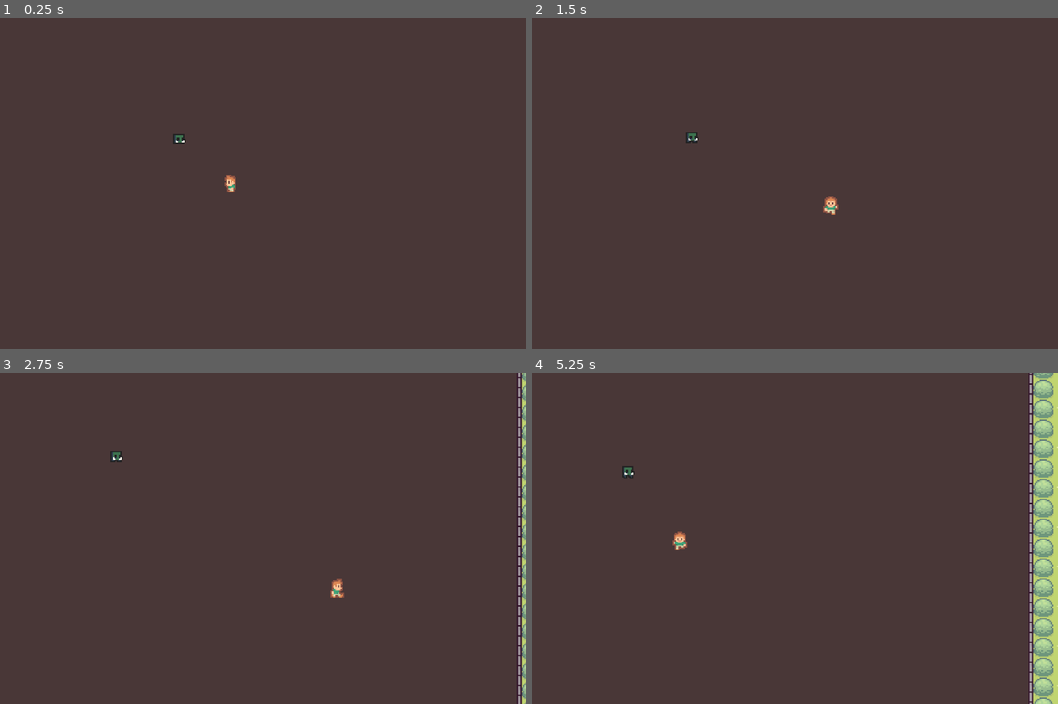
Above: before the commit, frames 1-4 (two rows, left to right).
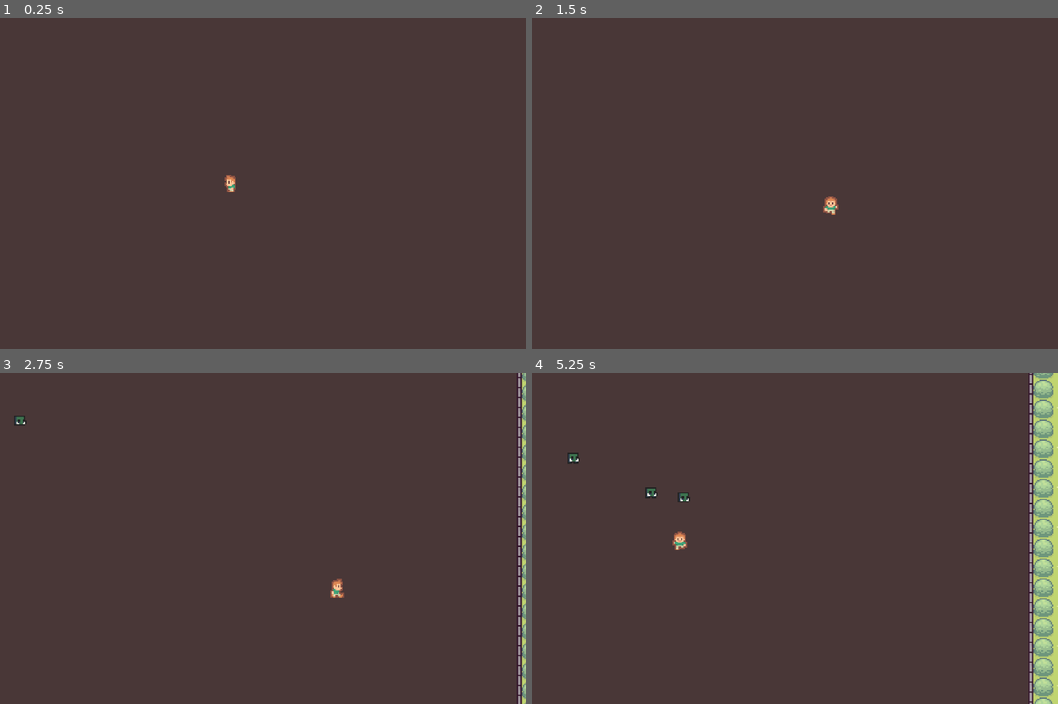
Above: after the commit, the same moments.

Repository: karsrc/5henanigans
Game: Godot game, scene res://main.tscn
Two runs of this game, one before a commit and one after it. Both use one fixed random seed, a clock stepped at 60 frames per second and the inputs below.
Inputs:
- Up to frame 1 (0.25 s): no input
- Up to frame 2 (1.5 s): tap Enter at 0.5 s; hold Right (ui_right) 0.53-1.28 s; tap Alt at 0.6 s; hold Down (ui_down) from 1.28 s (still down); tap Shift at 1.35 s
- Up to frame 3 (2.75 s): release Down (ui_down) at 2.03 s; hold Right (ui_right) from 2.03 s (still down); tap Alt at 2.1 s
- Up to frame 4 (5.25 s): release Right (ui_right) at 2.78 s; hold Up (ui_up) 2.78-3.53 s; tap Shift at 2.85, 4.35 s; hold Left (ui_left) 3.53-5.03 s; tap Alt at 3.6, 5.1 s; hold Down (ui_down) from 5.03 s (still down)

The runs differ from the first frame. In frame 1, less than 0.1% of the frame differs, in the area x 32-36%, y 34-39%; in frame 2, less than 0.1%; in frame 3, 0.1%; in frame 4, 0.3%, in the area x 6-31%, y 24-39%.

Commit message:
Add enemy spawner and make curse chase player
Introduce an Enemy Spawner (enemy_spawner.gd / .tscn) that periodically instantiates Curse enemies at random positions via a Timer. Update curse.gd to find the player (group "player"), lower its speed slightly, and set its velocity toward the player each physics frame. Adjust curse.tscn sprite scale and animation default, and add the Spawner instance to main.tscn while removing the single Curse instance. Mark the Player node as part of the "player" group and register the global group in project.godot. Small scene metadata tweaks (UID, frame_progress) included.

Diff:
--- a/curse.gd
+++ b/curse.gd
@@ -1,6 +1,13 @@
 extends CharacterBody2D
 
-var speed: int = 150
+var speed: int = 130
+var player = null
+
+func _ready():
+	player = get_tree().get_first_node_in_group("player")
 
 func _physics_process(delta: float):
+	if player:
+		var direction = global_position.direction_to(player.global_position)
+		velocity = direction * speed
 	move_and_slide()
--- a/curse.tscn
+++ b/curse.tscn
@@ -64,8 +64,9 @@
 script = ExtResource("1_dswov")
 
 [node name="AnimatedSprite2D" type="AnimatedSprite2D" parent="." unique_id=84790911]
+scale = Vector2(3, 3)
 sprite_frames = SubResource("SpriteFrames_mof8b")
-animation = &"idle"
+animation = &"dead"
 autoplay = "idle"
 
 [node name="CollisionShape2D" type="CollisionShape2D" parent="." unique_id=1259001487]
--- /dev/null
+++ b/enemy_spawner.gd
@@ -0,0 +1,13 @@
+extends Node2D
+
+var enemy_scene = preload("res://curse.tscn")
+var tile_size = 16
+
+func _on_timer_timeout():
+	var new_enemy = enemy_scene.instantiate()
+
+	var random_x = randf_range(-11 * tile_size, 26 * tile_size)
+	var random_y = randf_range(-13 * tile_size, 28 * tile_size)
+
+	new_enemy.global_position = Vector2(random_x, random_y)
+	get_tree().current_scene.add_child(new_enemy)
--- /dev/null
+++ b/enemy_spawner.tscn
@@ -0,0 +1,12 @@
+[gd_scene format=3 uid="uid://drnkrb44qjcdt"]
+
+[ext_resource type="Script" uid="uid://bh73ey2j1s5is" path="res://enemy_spawner.gd" id="1_ewhtn"]
+
+[node name="Spawner" type="Node2D" unique_id=264778539]
+script = ExtResource("1_ewhtn")
+
+[node name="Timer" type="Timer" parent="." unique_id=2013003611]
+wait_time = 1.706
+autostart = true
+
+[connection signal="timeout" from="Timer" to="." method="_on_timer_timeout"]
--- a/main.tscn
+++ b/main.tscn
@@ -2,16 +2,14 @@
 
 [ext_resource type="PackedScene" uid="uid://13tie2dpfqq8" path="res://board.tscn" id="1_ig7tw"]
 [ext_resource type="PackedScene" uid="uid://od4bwabwgi30" path="res://player.tscn" id="2_0xm2m"]
-[ext_resource type="PackedScene" uid="uid://cd74vbdwob7kw" path="res://curse.tscn" id="2_h2yge"]
+[ext_resource type="PackedScene" uid="uid://drnkrb44qjcdt" path="res://enemy_spawner.tscn" id="2_1bvp3"]
 
 [node name="Main" type="Node" unique_id=1435858522]
 
 [node name="Board" parent="." unique_id=1922163880 instance=ExtResource("1_ig7tw")]
 
-[node name="Curse" parent="." unique_id=237278958 instance=ExtResource("2_h2yge")]
-position = Vector2(269, 266)
-scale = Vector2(3, 3)
-
 [node name="Player" parent="." unique_id=357666152 instance=ExtResource("2_0xm2m")]
 position = Vector2(396.00006, 386.00006)
 scale = Vector2(3, 3)
+
+[node name="Spawner" parent="." unique_id=264778539 instance=ExtResource("2_1bvp3")]
--- a/player.tscn
+++ b/player.tscn
@@ -88,14 +88,14 @@
 [sub_resource type="RectangleShape2D" id="RectangleShape2D_onrkg"]
 size = Vector2(4, 8)
 
-[node name="Player" type="CharacterBody2D" unique_id=357666152]
+[node name="Player" type="CharacterBody2D" unique_id=357666152 groups=["player"]]
 collision_layer = 2
 script = ExtResource("1_onrkg")
 
 [node name="AnimatedSprite2D" type="AnimatedSprite2D" parent="." unique_id=385866294]
 sprite_frames = SubResource("SpriteFrames_1jxqw")
 animation = &"left"
-frame_progress = 0.7748437
+frame_progress = 0.6286447
 
 [node name="CollisionShape2D" type="CollisionShape2D" parent="." unique_id=1169180591]
 position = Vector2(0, 2)
--- a/project.godot
+++ b/project.godot
@@ -24,6 +24,10 @@
 
 enabled=PackedStringArray("res://addons/godot_super-wakatime/plugin.cfg")
 
+[global_group]
+
+player=""
+
 [layer_names]
 
 2d_render/size/viewport_height=648
Not shown, added: enemy_spawner.gd.uid
